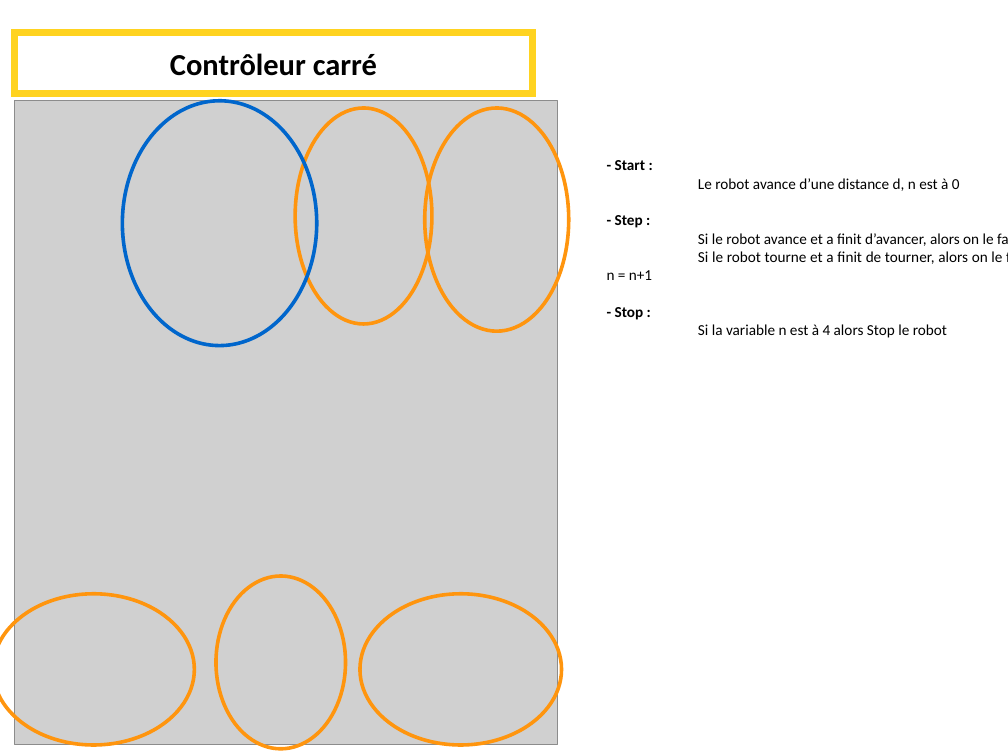
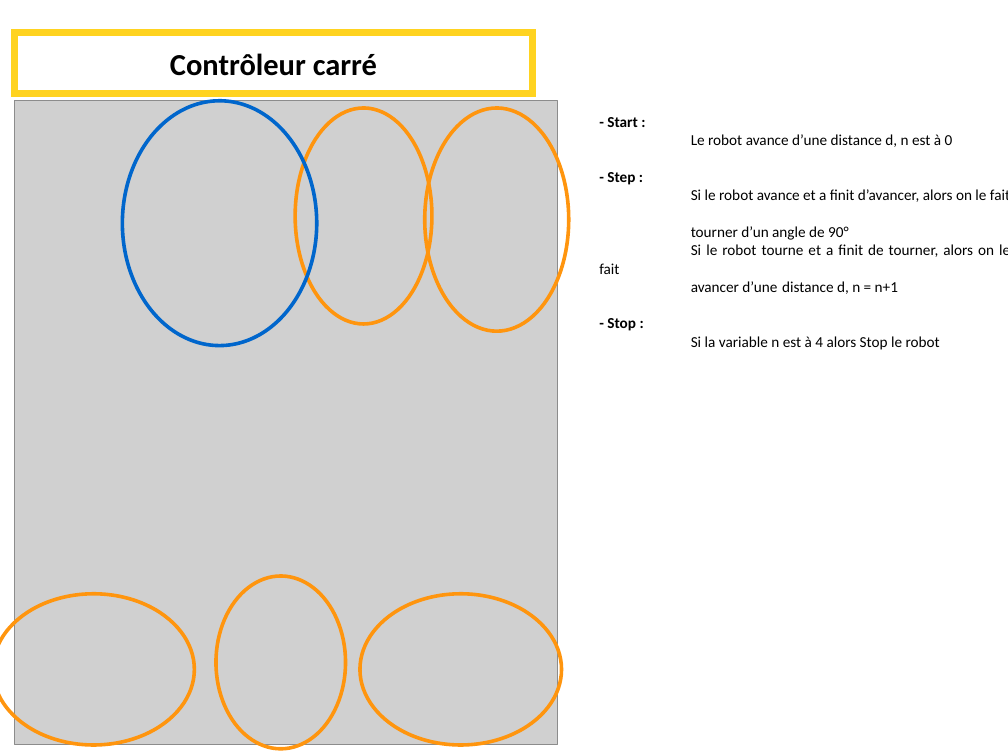
Before and after one commit to Alex-Lec/Projet-2I013-, a slide deck: slide 8 of Présentation_projetRobot .odp. Drawn at 1008x756 pixels with LibreOffice and Linux fonts; fonts in the diff are those of the drawing; grey boxes stand for pictures. Boxes give left, top, right and bottom in pixels: in the first picture for what was removed or moved away, otherwise in the second. Text is boxed around its words. In the diff, an @@ line names an element or a change of style, - is before the commit and + after.

Commit message:
qsdf

```diff
--- a/Présentation_projetRobot .odp
+++ b/Présentation_projetRobot .odp
@@ text "- Start :": place and size @@
-text "- Start :" at bbox=[615, 160, 1002, 338]
+text "- Start :" at bbox=[607, 117, 1008, 350]
@@ text at bbox=[691, 189, 1008, 294]: text changed @@
-Si le robot avance et a finit d’avancer, alors on le fait tourner d’un angle de 90°
-Si le robot tourne et a finit de tourner, alors on le fait avancer d’une distance d, n = n+1
+Si le robot avance et a finit d’avancer, alors on le fait
+tourner d’un angle de 90°
+Si le robot tourne et a finit de tourner, alors on le fait
+avancer d’une distance d, n = n+1
```
